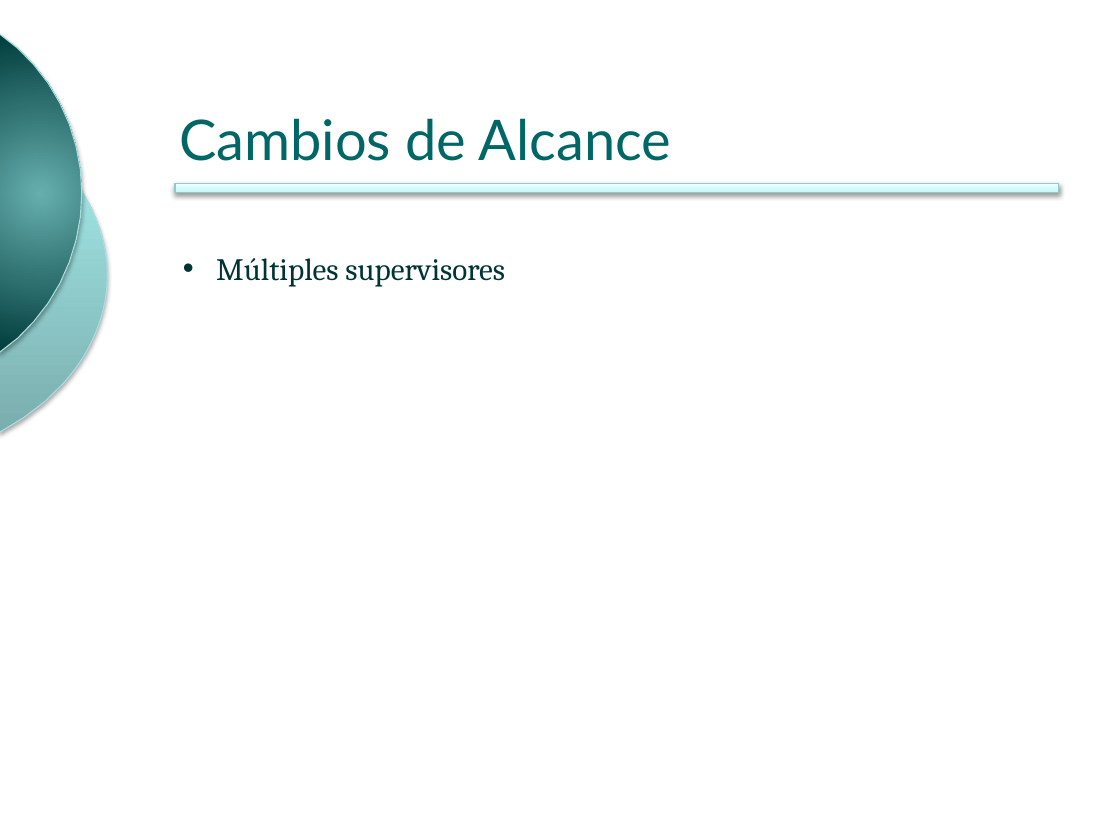
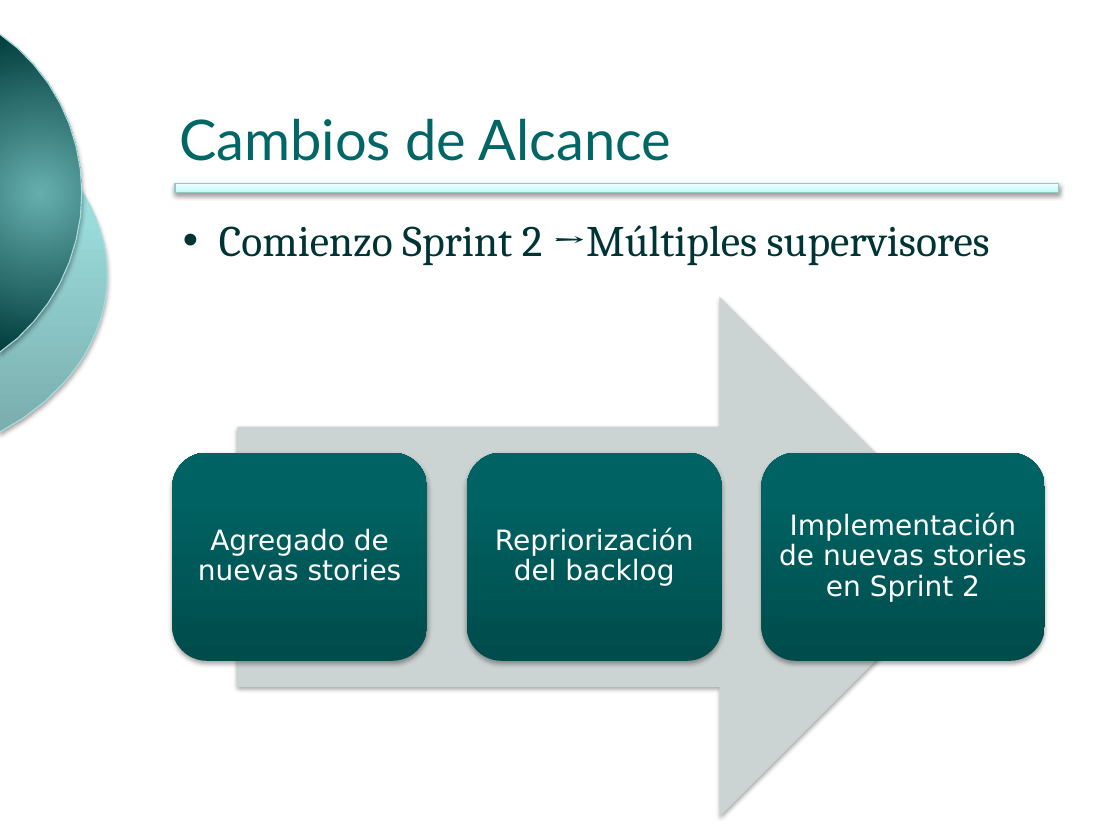
Before and after one commit to ingevy/taller-desarrollo-proyectos-ii-2do-2010, a slide deck: slide 12 of presentations/presentacionFinal.pptx. Drawn at 1120x840 pixels with LibreOffice and Linux fonts; fonts in the diff are those of the drawing; background and template pictures are left out. Boxes give left, top, right and bottom in pixels: in the first picture for what was removed or moved away, otherwise in the second. Text is boxed around its words. In the diff, an @@ line names an element or a change of style, - is before the commit and + after.

```diff
--- a/presentations/presentacionFinal.pptx
+++ b/presentations/presentacionFinal.pptx
@@ text at [219, 225, 990, 265]: text changed; size 20 to 28 pt @@
-• Múltiples supervisores
+• Comienzo Sprint 2 →Múltiples supervisores
@@ group added at [172, 297, 1045, 818]: 3 rounded rectangles, 3 texts, 1 right arrow @@
+Agregado de nuevas stories
+Repriorización del backlog
+Implementación de nuevas stories en Sprint 2
```
Also in this commit, not shown: 9 other slides changed.
